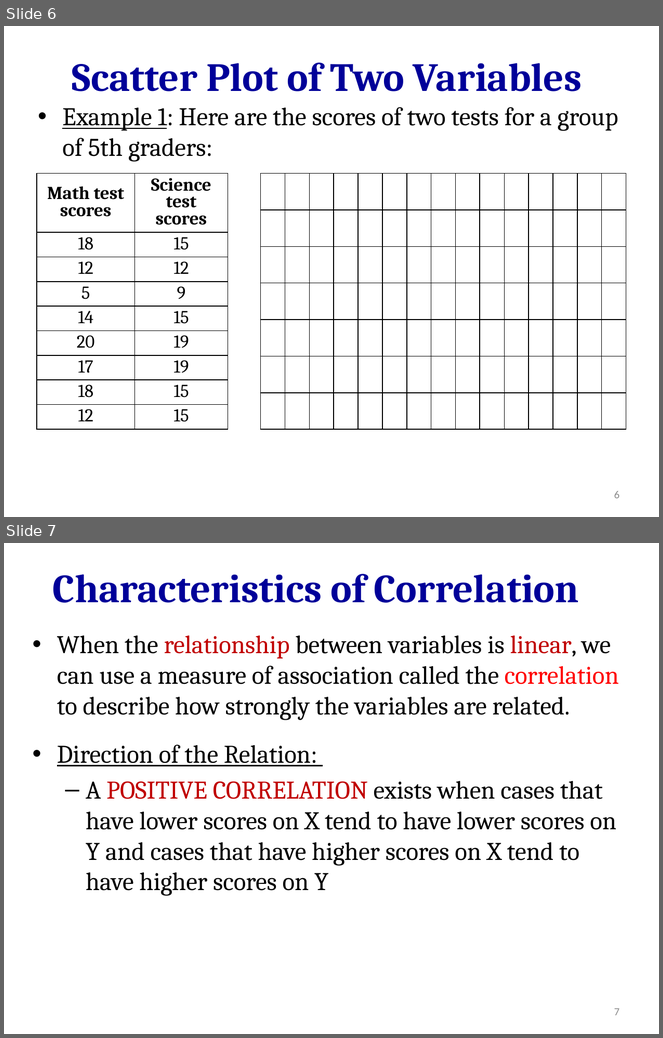
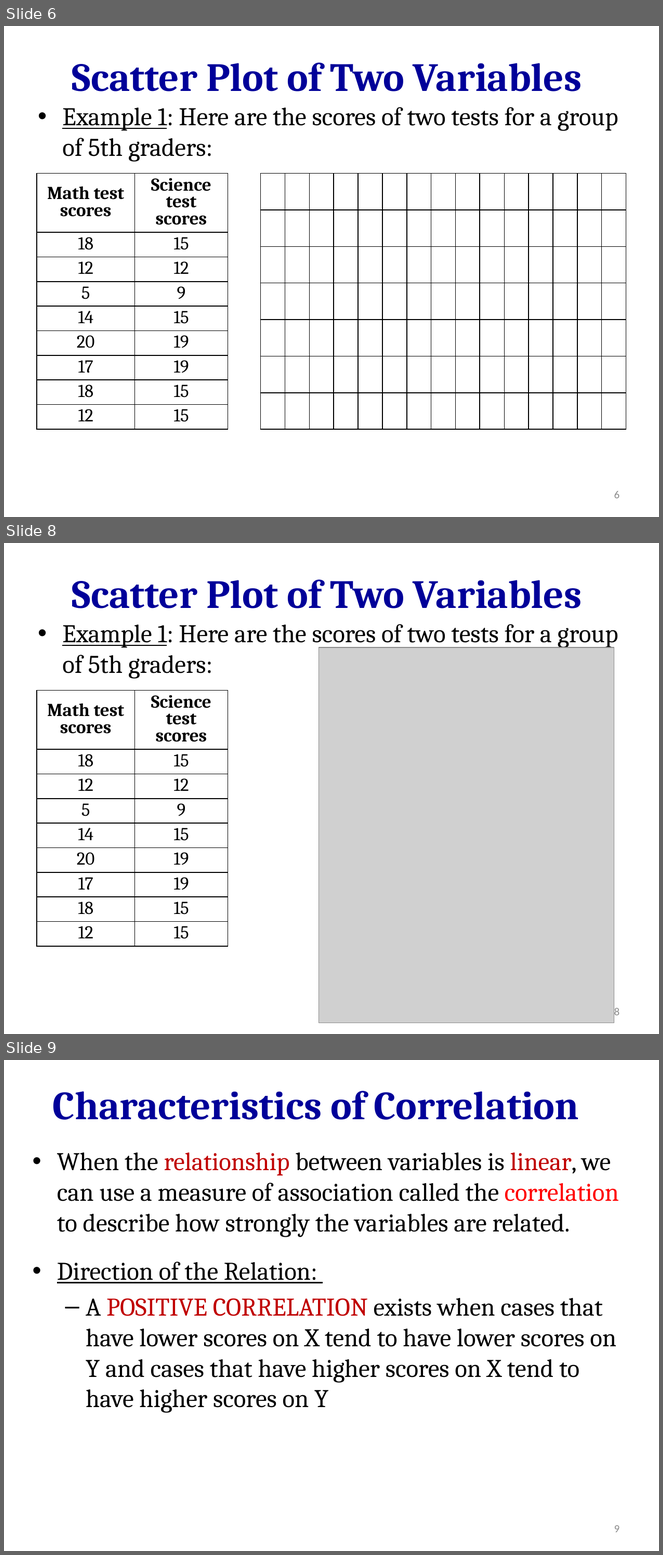
Before and after one commit to hejibo/Psychological-Statistics, a slide deck: Lecture 6- Correlation/Lectures 6- Correlation.pptx. Shown one above the other, each under a label of ours: slides 6 and 7 before the commit, slides 6, 8 and 9 after it; the slides between them are not shown. The pictures are 663x1038 and 663x1555 pixels, drawn with LibreOffice and Linux fonts; fonts in the diff are those of the drawing; grey boxes stand for pictures. Boxes give left, top, right and bottom in pixels: in the first picture for what was removed or moved away, otherwise in the second. Text is boxed around its words. In the diff, an @@ line names an element or a change of style, - is before the commit and + after.

```diff
--- a/Lecture 6- Correlation/Lectures 6- Correlation.pptx
+++ b/Lecture 6- Correlation/Lectures 6- Correlation.pptx
@@ slide 8 added at [4, 543, 659, 1034], background #FFFFFF @@
@@ text added at [72, 579, 582, 609], 44 pt, text #000099, bold @@
+Scatter Plot of Two Variables
@@ text added at [62, 624, 619, 679], 28 pt, text #000000 @@
+• Example 1: Here are the scores of two tests for a group of 5th graders:
@@ picture added at [319, 647, 614, 1022] @@
@@ table added at [37, 691, 228, 947], 9 rows, 2 columns @@
+Math test scores | Science test scores
+18 | 15
+12 | 12
+5 | 9
+14 | 15
+20 | 19
+17 | 19
+18 | 15
+12 | 15
@@ page number added at [614, 1008, 620, 1016], 12 pt, text #8C8C8C @@
+8
@@ what was slide 7 is now slide 9 @@
@@ page number at [614, 1525, 620, 1533]: text changed @@
-7
+9
```
Also in this commit, not shown: 2 other slides added, 3 other files.
